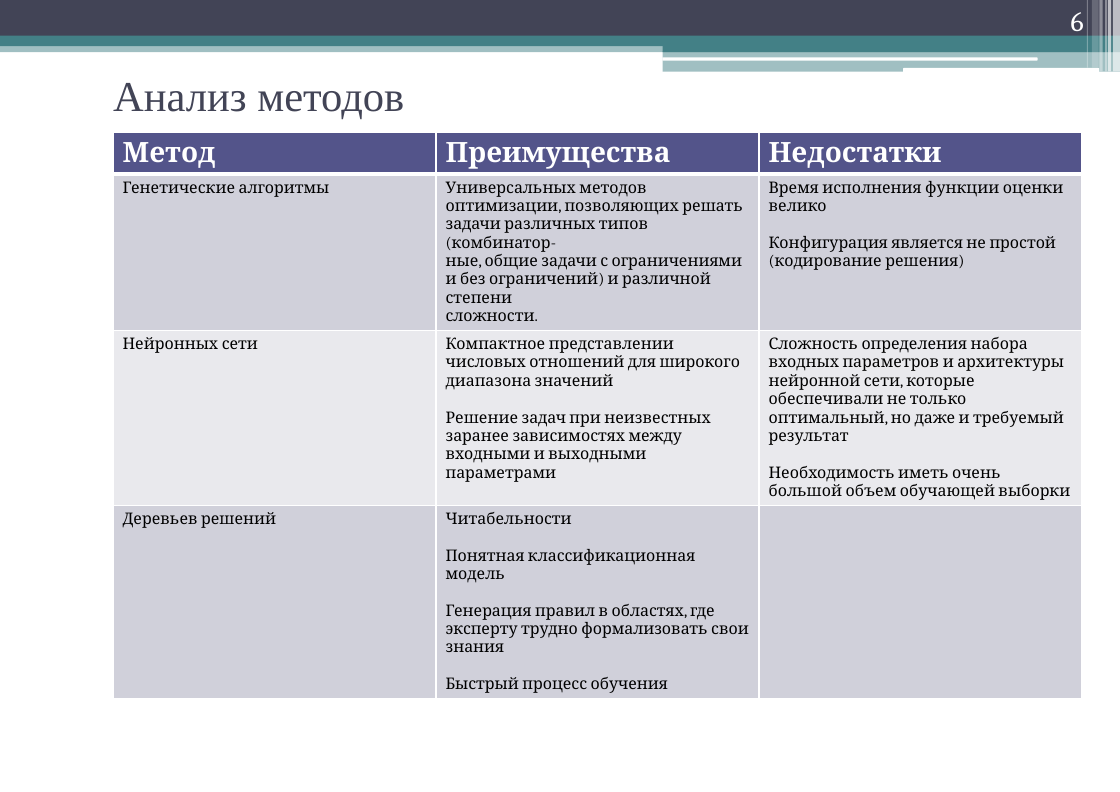
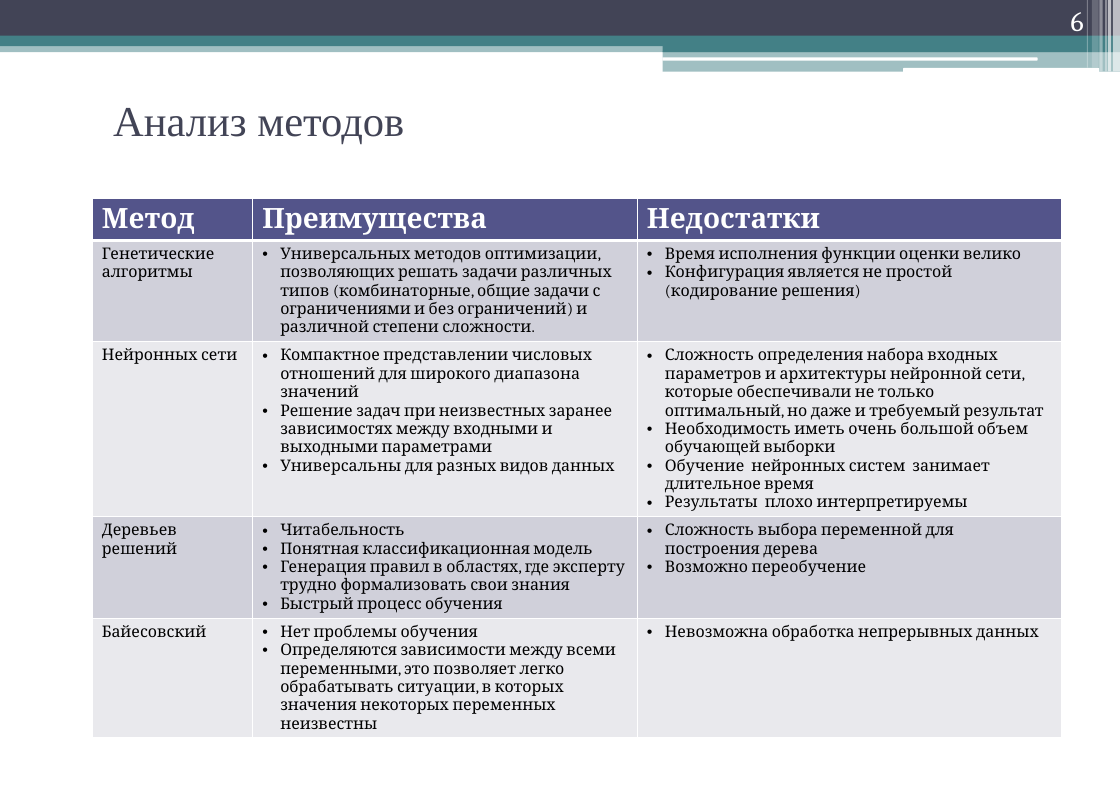
Before and after one commit to geper/DOC_decision_trees, a slide deck: slide 6 of Prezent.pptx. Drawn at 1120x792 pixels with LibreOffice and Linux fonts; fonts in the diff are those of the drawing. Boxes give left, top, right and bottom in pixels: in the first picture for what was removed or moved away, otherwise in the second. Text is boxed around its words. In the diff, an @@ line names an element or a change of style, - is before the commit and + after.

```diff
--- a/Prezent.pptx
+++ b/Prezent.pptx
@@ title "Анализ методов": place and size @@
-title "Анализ методов" at <box>113,83,404,119</box>
+title "Анализ методов" at <box>113,108,404,145</box>
@@ table at <box>92,198,1062,736</box> @@
-row 2: Генетические алгоритмы | Универсальных методов / оптимизации, позволяющих решать задачи различных типов (комбинатор- / ные, общие задачи с ограничениями и без ограничений) и различной степени / сложности. | Время исполнения функции оценки велико / Конфигурация является не простой (кодирование решения)
-row 3: Нейронных сети | Компактное представлении числовых отношений для широкого диапазона значений / Решение задач при неизвестных заранее зависимостях между входными и выходными параметрами | Сложность определения набора входных параметров и архитектуры нейронной сети, которые обеспечивали не только оптимальный, но даже и требуемый результат / Необходимость иметь очень большой объем обучающей выборки
-row 4: Деревьев решений | Читабельности / Понятная классификационная модель / Генерация правил в областях, где эксперту трудно формализовать свои знания / Быстрый процесс обучения | 
+row 2: Генетические алгоритмы | Универсальных методов оптимизации, позволяющих решать задачи различных типов (комбинаторные, общие задачи с ограничениями и без ограничений) и различной степени сложности. | Время исполнения функции оценки велико / Конфигурация является не простой (кодирование решения)
+row 3: Нейронных сети | Компактное представлении числовых отношений для широкого диапазона значений / Решение задач при неизвестных заранее зависимостях между входными и выходными параметрами / Универсальны для разных видов данных | Сложность определения набора входных параметров и архитектуры нейронной сети, которые обеспечивали не только оптимальный, но даже и требуемый результат / Необходимость иметь очень большой объем обучающей выборки / Обучение нейронных систем занимает длительное время / Результаты плохо интерпретируемы
+row 4: Деревьев решений | Читабельность / Понятная классификационная модель / Генерация правил в областях, где эксперту трудно формализовать свои знания / Быстрый процесс обучения | Сложность выбора переменной для построения дерева / Возможно переобучение
+row 5: Байесовский | Нет проблемы обучения / Определяются зависимости между всеми переменными, это позволяет легко обрабатывать ситуации, в которых значения некоторых переменных неизвестны | Невозможна обработка непрерывных данных
@@ table: place and size @@
-table at <box>113,132,1082,697</box>
+table at <box>92,198,1062,736</box>
```
Also in this commit, not shown: 12 other slides changed, 1 slide added, 3 other files.
